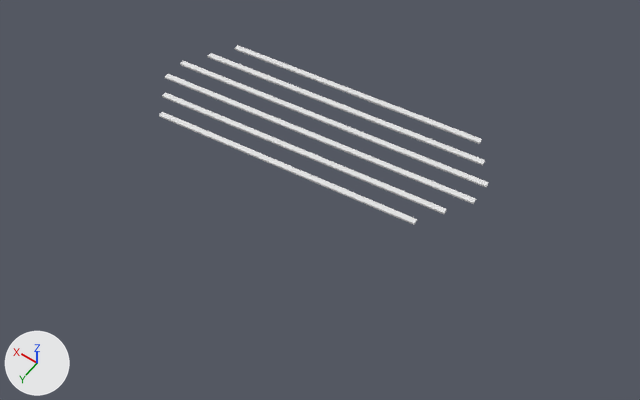
Before and after pictures for a commit that changed the glTF model art/kit/trace_hoshiguma.glb.
Both versions are drawn from a 50 mm lens placed at (-0.869, 1.211, 1.619), pointed at (-0.098, 0.131, -0.077). Every picture has the same lights, and +X, +Y and +Z are marked at lower left. The first picture is the older version. Materials are left out; every surface is plain grey. Vertices at exactly the same position are counted once.

Objects in the first picture: 'trace_hoshiguma.002'.
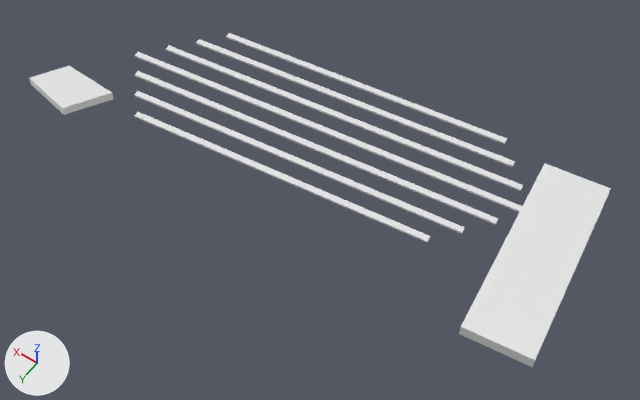
Scene script edits in JSON lines:
```json
{"block": "me_trace_hoshiguma_002", "where": "# used by ob_trace_hoshiguma_002; location = (0.0, 0.0, 0.0)"}
{"op": "remove", "block": "me_trace_hoshiguma_002", "code": "me_trace_hoshiguma_002.from_pydata(...)  # 48 vertices, 72 faces; spans x -0.428..0.428, y -0.199..0.199, z 0.001..0.005"}
{"op": "add", "block": "me_trace_hoshiguma_002", "code": "me_trace_hoshiguma_002.from_pydata(...)  # 72 vertices, 108 faces; spans x -0.729..0.7, y -0.236..0.342, z -0.016..0.037"}
{"block": "me_trace_hoshiguma_002", "change": "me_trace_hoshiguma_002 part 1: the loose piece of 8 vertices spanning x -0.348..0.348, y -0.199..-0.101, z 0.001..0.005 is scaled about its middle by (1.14, 1.14, 1), then moved by (0.0, -0.03, 0.0)"}
{"block": "me_trace_hoshiguma_002", "change": "me_trace_hoshiguma_002 part 2: the loose piece of 8 vertices spanning x -0.388..0.388, y -0.144..-0.036, z 0.001..0.005 is scaled about its middle by (1.28, 1.28, 1), then moved by (0.0, 0.03, 0.0)"}
{"block": "me_trace_hoshiguma_002", "change": "me_trace_hoshiguma_002 part 3: the loose piece of 8 vertices spanning x -0.428..0.428, y -0.088..0.028, z 0.001..0.005 is scaled about its middle by (1.28, 1.28, 1), then moved by (0.0, 0.03, 0.0)"}
{"block": "me_trace_hoshiguma_002", "change": "me_trace_hoshiguma_002 part 4: the loose piece of 8 vertices spanning x -0.388..0.388, y 0.036..0.144, z 0.001..0.005 is scaled about its middle by (1.28, 1.28, 1), then moved by (0.0, -0.03, 0.0)"}
{"block": "me_trace_hoshiguma_002", "change": "me_trace_hoshiguma_002 part 5: the loose piece of 8 vertices spanning x -0.348..0.348, y 0.101..0.199, z 0.001..0.005 is scaled about its middle by (1.14, 1.14, 1), then moved by (0.0, 0.03, 0.0)"}
{"block": "me_trace_hoshiguma_002", "change": "me_trace_hoshiguma_002 part 6: the loose piece of 8 vertices spanning x -0.428..0.428, y -0.028..0.088, z 0.001..0.005 is rebuilt with 8 vertices and now spans x -0.448..0.448, y 0.058..0.182, z 0.001..0.005"}
{"block": "me_trace_hoshiguma_002", "change": "me_trace_hoshiguma_002 part 7"}
{"block": "me_trace_hoshiguma_002", "change": "16 vertices are added at x -0.729..0.448, y -0.218..0.298, z -0.003..0.027"}
{"block": "me_trace_hoshiguma_002", "change": "24 new faces join them"}
{"block": "me_trace_hoshiguma_002", "change": "me_trace_hoshiguma_002 part 8"}
{"block": "me_trace_hoshiguma_002", "change": "8 vertices are added at x 0.478..0.7, y 0.201..0.342, z -0.016..0.037"}
{"block": "me_trace_hoshiguma_002", "change": "12 new faces join them"}
```

Changed parts and their boxes (x1, y1, x2, y2) in the pictures (640 x 400 px; the box of a moved part takes in the faces that stretch with it):
```json
{"object": "trace_hoshiguma.002", "change": "reshaped", "before": [159, 45, 489, 225], "after": [29, 33, 611, 367], "on screen": "76% wider, 85% taller"}
{"part": 1, "of": "me_trace_hoshiguma_002", "change": "moved or reshaped", "before": [235, 45, 482, 144], "after": [226, 33, 507, 144]}
{"part": 2, "of": "me_trace_hoshiguma_002", "change": "moved or reshaped", "before": [208, 53, 485, 165], "after": [166, 46, 523, 191]}
{"part": 3, "of": "me_trace_hoshiguma_002", "change": "moved or reshaped", "before": [180, 61, 489, 187], "after": [135, 52, 522, 212]}
{"part": 4, "of": "me_trace_hoshiguma_002", "change": "moved or reshaped", "before": [162, 92, 447, 214], "after": [135, 71, 498, 225]}
{"part": 5, "of": "me_trace_hoshiguma_002", "change": "moved or reshaped", "before": [159, 112, 417, 225], "after": [134, 112, 431, 243]}
{"part": 6, "of": "me_trace_hoshiguma_002", "change": "rebuilt", "before": [165, 74, 476, 204], "after": [134, 91, 465, 234], "on screen": "6% wider, 10% taller"}
{"part": 7, "of": "me_trace_hoshiguma_002", "change": "added", "after": [196, 39, 611, 367]}
{"part": 8, "of": "me_trace_hoshiguma_002", "change": "added", "after": [29, 66, 114, 115]}
```
